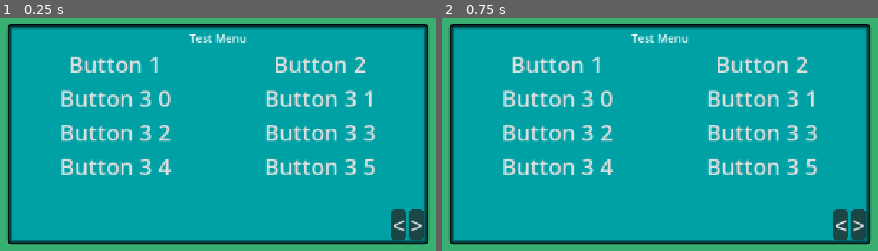
Above: before the commit, frames 1-2 (left to right).
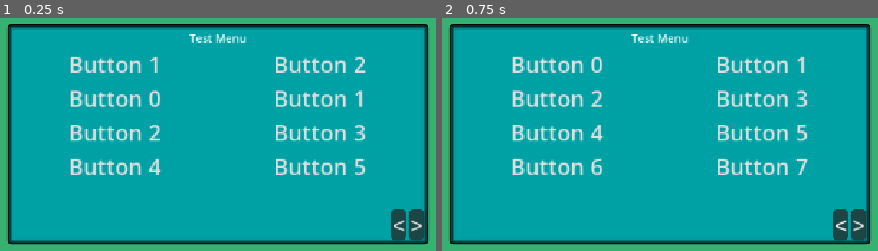
Above: after the commit, the same moments.

Repository: benptorrance/godot-auto-populating-menu
Game: Godot game, scene res://control.tscn
Two runs of this game, one before a commit and one after it. Both use one fixed random seed, a clock stepped at 60 frames per second and the inputs below.
Inputs:
- Up to frame 1 (0.25 s): no input
- Up to frame 2 (0.75 s): click "<" at 0.5 s

The runs differ from the first frame. In frame 1, 6.4% of the frame differs, in the area x 13-87%, y 30-68%; in frame 2, 6.6%, in the area x 13-87%, y 16-68%.

Commit message:
The buttons on the bottom of the menu now move between the pages the menu creates, and the populated buttons have the correct positions on the screen. These positions are set with size flags so that it is relative to the size of the menu itself.

Diff:
--- a/godot-auto-populating-menu/control.tscn
+++ b/godot-auto-populating-menu/control.tscn
@@ -115,3 +115,6 @@
 theme_override_styles/normal = SubResource("StyleBoxFlat_kbped")
 theme_override_styles/hover = SubResource("StyleBoxFlat_kbped")
 text = ">"
+
+[connection signal="button_down" from="PanelContainer/Menu/HBoxContainer/PageLeft" to="PanelContainer/Menu" method="button_handler" binds= [false]]
+[connection signal="button_down" from="PanelContainer/Menu/HBoxContainer/PageRight" to="PanelContainer/Menu" method="button_handler" binds= [true]]
--- a/godot-auto-populating-menu/menu.gd
+++ b/godot-auto-populating-menu/menu.gd
@@ -3,6 +3,7 @@
 
 @onready var button_num: int = 12
 @onready var page_cont = get_child(1)
+@onready var sel_page = 0
 
 func _ready() -> void:
 	populate_menu()
@@ -14,11 +15,11 @@
 		for i in range(8):
 			if cur_page.get_children().size() >= 8:
 				print("Added Child")
+				add_page()
 				break
 			else:
 				cur_page.add_button(i)
 				button_num -= 1
-		add_page()
 		page_index += 1
 	pass
 
@@ -26,5 +27,23 @@
 	var new_page = Page.new()
 	new_page.visible = false
 	new_page.columns = 2
+	new_page.set_anchors_preset(PRESET_FULL_RECT)
 	page_cont.add_child(new_page)
 	pass
+
+##This function handles moving between the existing pages after they have been
+##populated.
+func button_handler(next: bool) -> void:
+	page_cont.get_child(sel_page).visible = false
+	if next == true:
+		if sel_page +1 < page_cont.get_child_count():
+			sel_page += 1
+		else:
+			sel_page = 0
+	else:
+		if sel_page != 0:
+			sel_page -= 1
+		else:
+			sel_page = page_cont.get_child_count() - 1
+	print(page_cont.get_child_count())
+	page_cont.get_child(sel_page).visible = true
--- a/godot-auto-populating-menu/page_one.gd
+++ b/godot-auto-populating-menu/page_one.gd
@@ -3,6 +3,7 @@
 
 func add_button(num: int) -> void:
 	var new_button = Button.new()
-	new_button.text = "Button 3 " + str(num)
+	new_button.text = "Button " + str(num)
+	new_button.size_flags_horizontal = SIZE_EXPAND + SIZE_SHRINK_CENTER
 	add_child(new_button)
 	pass
